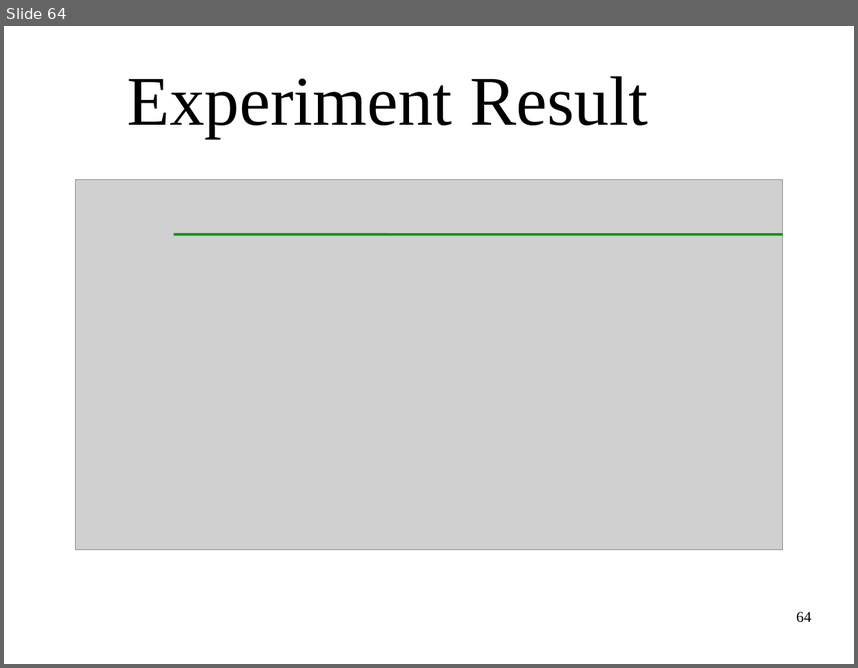
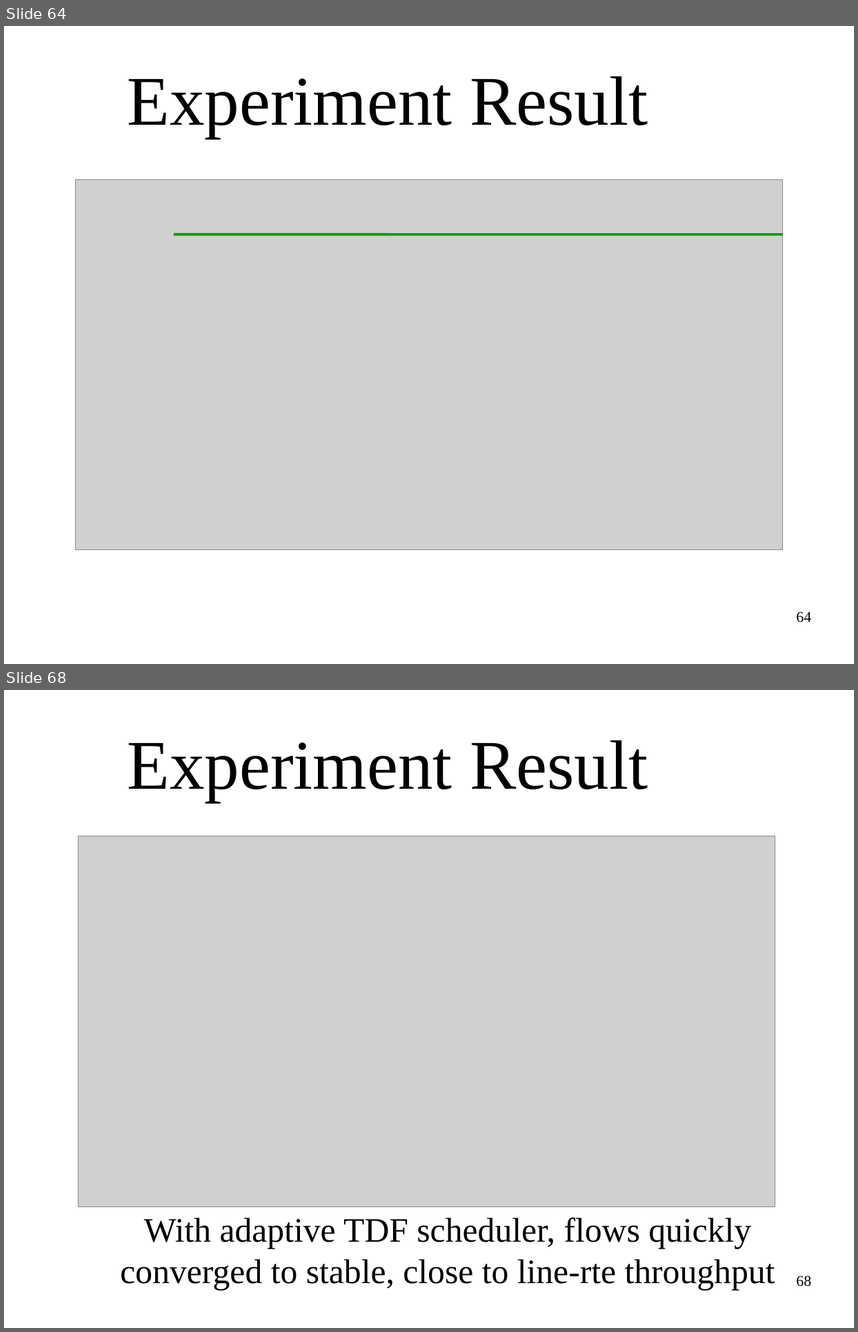
Before and after one commit to littlepretty/OralExam2015, a slide deck: VirtualTime.odp. Shown one above the other, each under a label of ours: slide 64 before the commit, slides 64 and 68 after it; the slides between them are not shown. The pictures are 858x668 and 858x1332 pixels, drawn with LibreOffice and Linux fonts; fonts in the diff are those of the drawing; grey boxes stand for pictures; background and template pictures are left out. Boxes give left, top, right and bottom in pixels: in the first picture for what was removed or moved away, otherwise in the second. Text is boxed around its words. In the diff, an @@ line names an element or a change of style, - is before the commit and + after.

```diff
--- a/VirtualTime.odp
+++ b/VirtualTime.odp
@@ slide 68 added at [4, 690, 854, 1328], background picture (left out) @@
@@ title added at [128, 740, 648, 802], 65.1 pt, text #000000 @@
+Experiment Result
@@ picture added at [79, 836, 775, 1207] @@
@@ text added at [120, 1217, 775, 1290], 32 pt, text #000000 @@
+With adaptive TDF scheduler, flows quickly converged to stable, close to line-rte throughput
@@ page number added at [796, 1275, 811, 1286], 14 pt, text #000000 @@
+68
```
Also in this commit, not shown: 5 other slides added, 3 slides removed.
